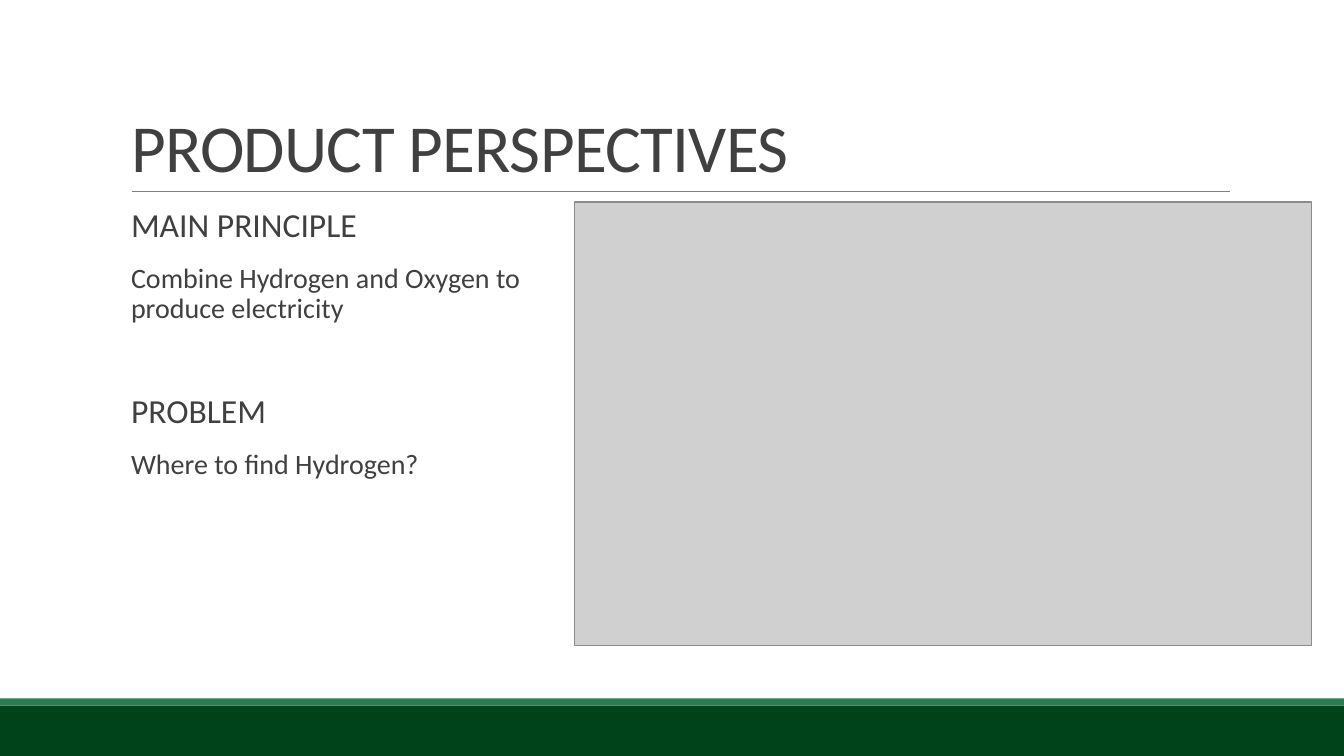
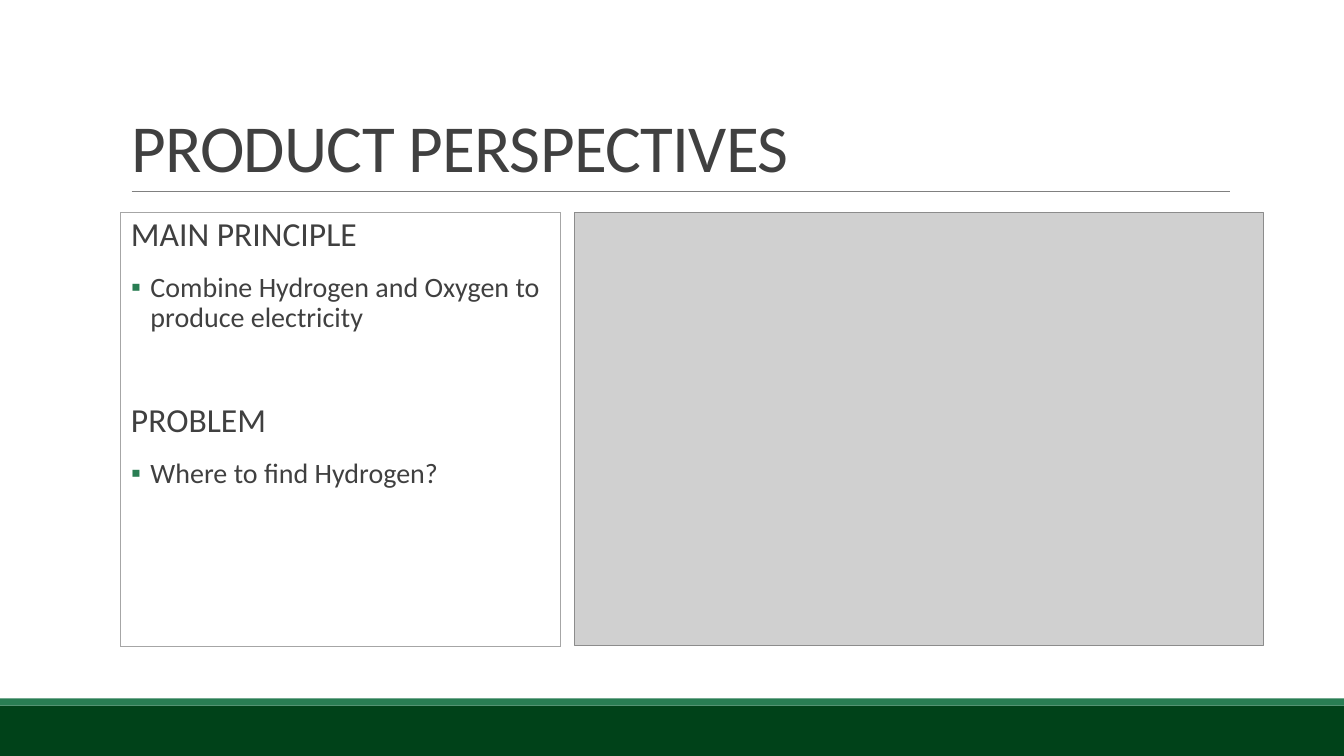
Before and after one commit to BambuGMS/Industry-Analysis-Report, a slide deck: slide 4 of Assignments/Presentations/2015.04.15Presentation_0.pptx. Drawn at 1344x756 pixels with LibreOffice and Linux fonts; fonts in the diff are those of the drawing; grey boxes stand for pictures; background and template pictures are left out. Boxes give left, top, right and bottom in pixels: in the first picture for what was removed or moved away, otherwise in the second. Text is boxed around its words. In the diff, an @@ line names an element or a change of style, - is before the commit and + after.

```diff
--- a/Assignments/Presentations/2015.04.15Presentation_0.pptx
+++ b/Assignments/Presentations/2015.04.15Presentation_0.pptx
@@ rectangle "MAIN PRINCIPLE" resized from (x1=131, y1=215, x2=520, y2=479) to (x1=121, y1=213, x2=561, y2=647) @@
@@ rectangle "MAIN PRINCIPLE" at (x1=121, y1=213, x2=561, y2=647): outline none to #A6A6A6 0.75 pt @@
@@ picture resized from (x1=575, y1=202, x2=1313, y2=645) to (x1=575, y1=213, x2=1264, y2=646) @@
@@ text in rectangle at (x1=150, y1=277, x2=540, y2=488): bullet   to ▪ @@
```
Also in this commit, not shown: 4 other slides changed, 1 slide added.
